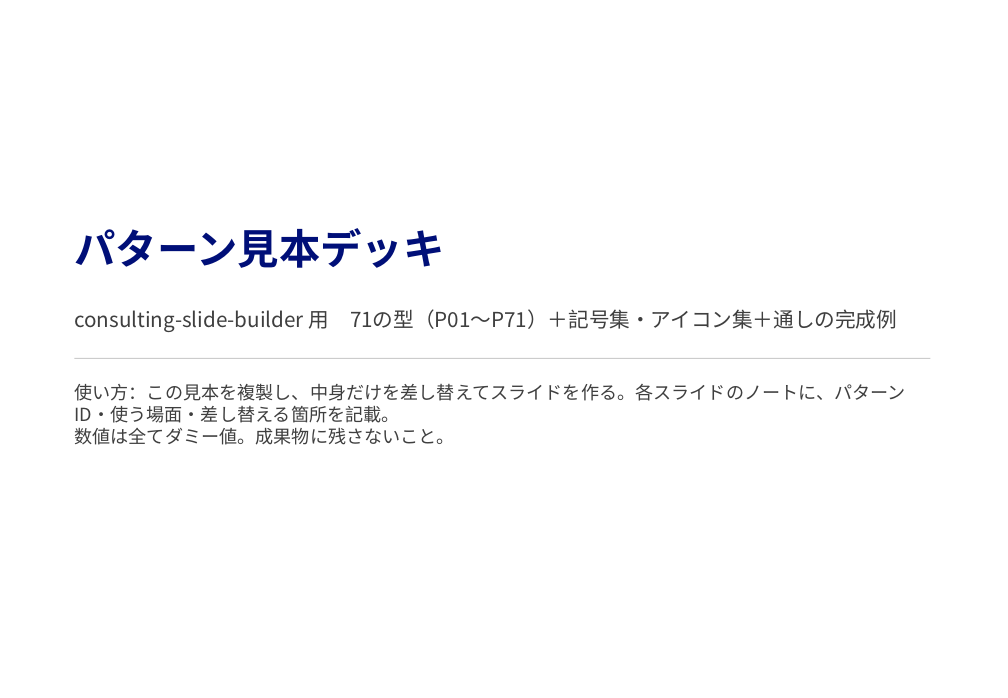
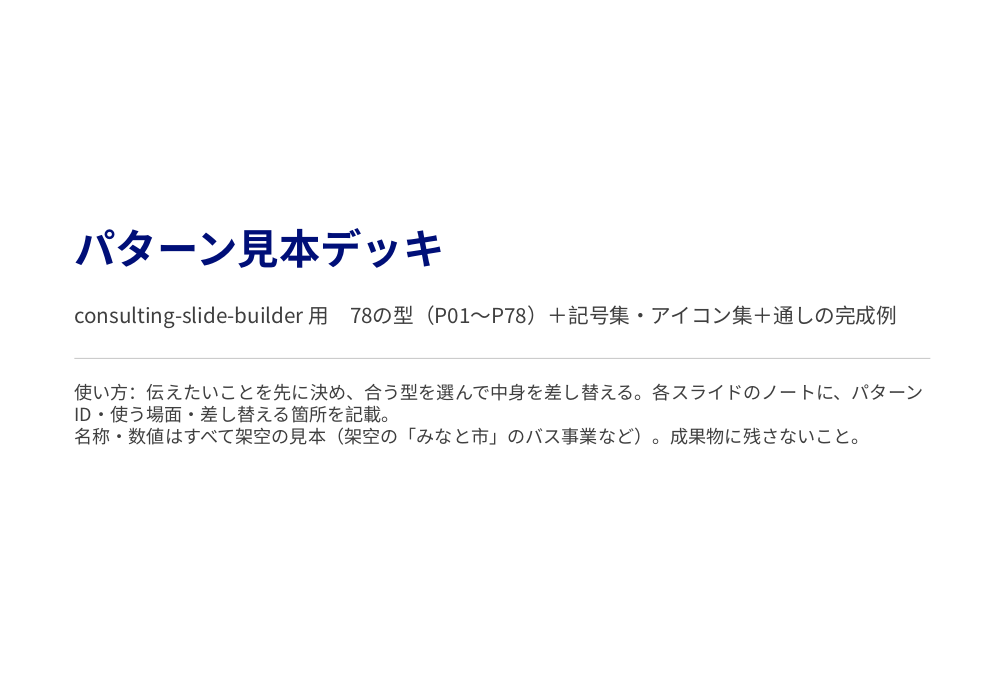
Before and after one commit to GontaHH/slide_builder, a slide deck: slide 1 of patterns/pattern-deck.pptx. Drawn at 1008x698 pixels with LibreOffice and Linux fonts; fonts in the diff are those of the drawing. Boxes give left, top, right and bottom in pixels: in the first picture for what was removed or moved away, otherwise in the second. Text is boxed around its words. In the diff, an @@ line names an element or a change of style, - is before the commit and + after.

```diff
--- a/patterns/pattern-deck.pptx
+++ b/patterns/pattern-deck.pptx
@@ text at box(74, 305, 897, 328): text changed @@
-consulting-slide-builder 用 71の型（P01〜P71）＋記号集・アイコン集＋通しの完成例
+consulting-slide-builder 用 78の型（P01〜P78）＋記号集・アイコン集＋通しの完成例
@@ text at box(74, 384, 923, 445): text changed @@
-使い方：この見本を複製し、中身だけを差し替えてスライドを作る。各スライドのノートに、パターンID・使う場面・差し替える箇所を記載。
-数値は全てダミー値。成果物に残さないこと。
+使い方：伝えたいことを先に決め、合う型を選んで中身を差し替える。各スライドのノートに、パターンID・使う場面・差し替える箇所を記載。
+名称・数値はすべて架空の見本（架空の「みなと市」のバス事業など）。成果物に残さないこと。
```
Also in this commit, not shown: 74 other slides changed, 37 slides added, 30 slides removed, 18 other files.
